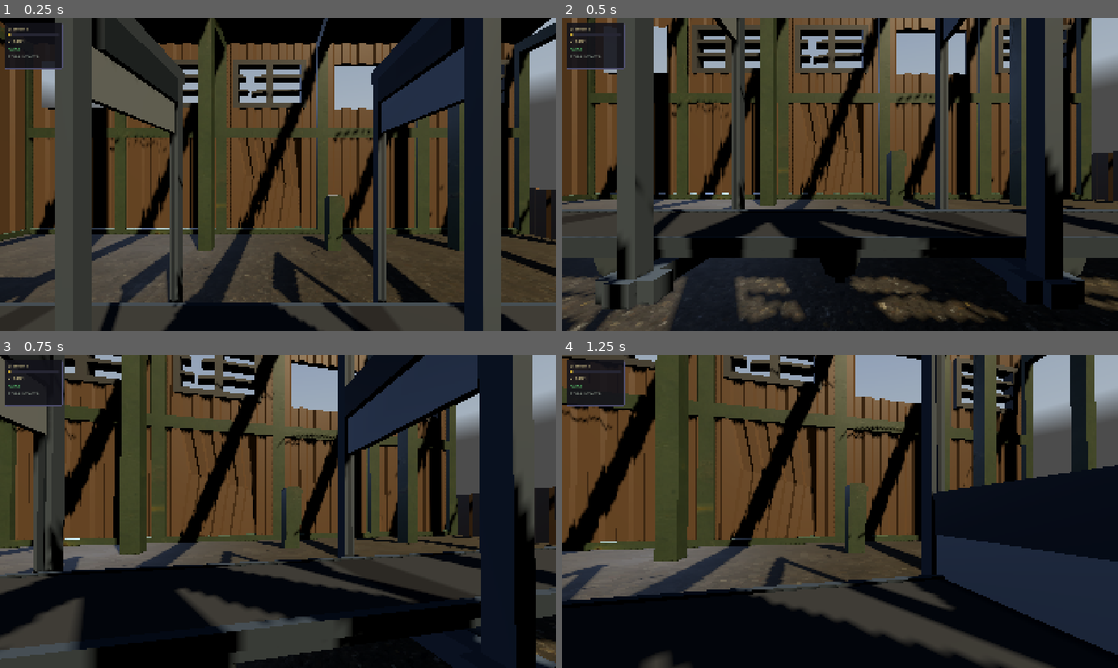
Above: before the commit, frames 1-4 (two rows, left to right).
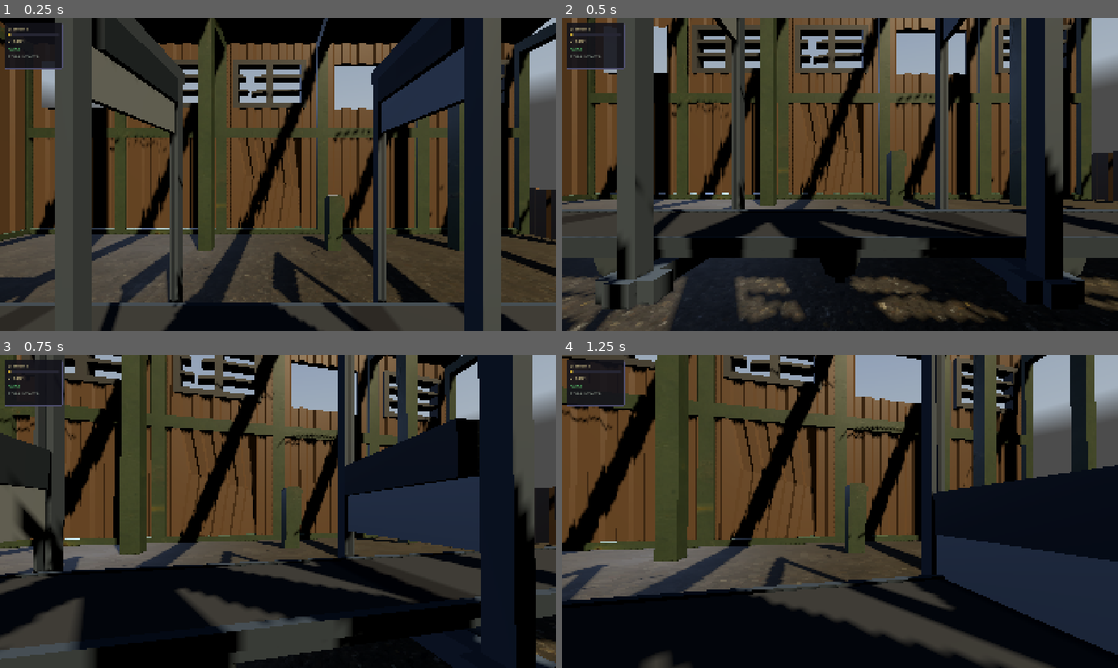
Above: after the commit, the same moments.

Repository: mateusalkimim/relativity-paradox-lab
Game: Godot game, scene res://scenes/main.tscn
Two runs of this game, one before a commit and one after it. Both use one fixed random seed, a clock stepped at 60 frames per second and the inputs below. A sky picture missing from this copy of the repository is replaced by a grey-blue gradient.
Inputs (mouse positions are in pixels of both pictures, inside the frame that each line leads up to):
- Up to frame 1 (0.25 s): no input
- Up to frame 2 (0.5 s): no input
- Up to frame 3 (0.75 s): move the mouse to (305, 511) at 0.52 s; hold W (move_forward) from 0.53 s (still down); hold Space (action_primary) from 0.53 s (still down)
- Up to frame 4 (1.25 s): keep holding W (move_forward); keep holding Space (action_primary)

Frames 1-2 are identical in both runs. In frame 3, 16% of the frame differs, in the area x 0-87%, y 0-76%; in frame 4, nothing differs.

Commit message:
feat: machado do Bob + corte da tora onde o operador mira
- avatar.gd: prop na mão via BoneAttachment3D (rig KayKit tem ossos
  handslot.r/.l dedicados); Bob = Barbarian com axe_1handed (lenhador a 0.9c)
- assets: axe_1handed.gltf/.bin + barbarian_texture.png (refs externas do gltf)
- frame_controller.gd: ponto de corte marcado em coordenada local da tora no
  INSTANTE do gatilho (ponto material — viaja com a madeira) e executado
  quando a lâmina cruza o plano; antes era calculado na hora do cruzamento e
  a tora andava durante a queda, jogando o corte fora da mira. Em BOB cada
  lâmina marca quando ela dispara — preserva a pedagogia da simultaneidade.
  Marcas limpas quando entra tora nova
- guillotine.gd: FALL_SPEED 8 -> 14 (queda visível porém imediata, ~0.21s)
- README: Semana 4 atualizada

Co-Authored-By: Claude Fable 5 <noreply@anthropic.com>

Diff:
--- a/scripts/avatar.gd
+++ b/scripts/avatar.gd
@@ -27,6 +27,10 @@
 @export var target_height: float = 1.4  # bind pose KayKit tem ~2.2-2.4u
 @export var model_yaw_degrees: float = 180.0  # KayKit olha +Z; Avatar usa -Z
 @export var hide_meshes: PackedStringArray = []  # ex.: ["Rogue_Cape"]
+# Prop preso à mão via BoneAttachment3D — o rig KayKit tem ossos dedicados
+# "handslot.r"/"handslot.l" e os props encaixam neles sem offset
+@export var attach_file: String = ""  # ex.: "axe_1handed.gltf"; vazio = nada
+@export var attach_bone: String = "handslot.r"
 @export var idle_animation: String = "general/Idle_A"
 # Cores — usadas apenas no fallback procedural
 @export var shirt_color: Color = Color(0.75, 0.45, 0.2)
@@ -72,7 +76,23 @@
 		if mesh != null:
 			mesh.visible = false
 	add_child(model)
+	_attach_prop(model)
 	_setup_animations(model)
+
+func _attach_prop(model: Node3D) -> void:
+	if attach_file == "" or not ResourceLoader.exists(MODEL_DIR + attach_file):
+		if attach_file != "":
+			push_warning("[Avatar] prop %s não encontrado" % attach_file)
+		return
+	var skeleton := model.find_children("*", "Skeleton3D", true, false)
+	if skeleton.is_empty() or (skeleton[0] as Skeleton3D).find_bone(attach_bone) < 0:
+		push_warning("[Avatar] osso %s não existe no rig de %s" % [attach_bone, model_file])
+		return
+	var mount := BoneAttachment3D.new()
+	mount.name = "PropMount"
+	mount.bone_name = attach_bone
+	skeleton[0].add_child(mount)
+	mount.add_child((load(MODEL_DIR + attach_file) as PackedScene).instantiate())
 
 # Altura do bind pose pela união dos AABBs dos meshes — nos personagens
 # KayKit os meshes ficam no transform identidade sob o Skeleton3D, então o
--- a/scripts/frame_controller.gd
+++ b/scripts/frame_controller.gd
@@ -57,6 +57,11 @@
 var _world_speed_scale: float = 1.0
 var _bob_pass_done: bool = false
 var _bob_stop_tween: Tween
+# Ponto de corte marcado no ACIONAMENTO, em coordenada local da tora
+# (ponto material: viaja com a madeira e sobrevive a escala/snap) — sem isso
+# a tora anda durante a queda da lâmina e o corte cai longe da mira.
+# Chave: Guillotine → float local_x
+var _pending_cuts: Dictionary = {}
 
 # 7. Funções built-in
 
@@ -117,33 +122,46 @@
 		return
 	if GameState.current_frame == GameState.Frame.ALICE:
 		# Referencial da esteira: descida simultânea por definição
-		_guillotine_left.drop()
-		_guillotine_right.drop()
+		_mark_and_drop(_guillotine_left)
+		_mark_and_drop(_guillotine_right)
 		return
 	# Referencial de Bob: a simultaneidade se desfaz. A guilhotina da frente
 	# (direita, no sentido do movimento) desce primeiro; a esquerda desce
 	# Δt' = γ·L₀·v/c² depois (Alencar et al. 2023, §III.A).
 	# VISUAL_C converte tempo físico (c=1) para a escala visual do show.
-	_guillotine_right.drop()
+	# Cada lâmina marca a madeira quando ELA dispara — o mundo desliza no
+	# intervalo, então as marcas caem em pontos materiais diferentes.
+	_mark_and_drop(_guillotine_right)
 	var separation := _guillotine_right.position.x - _guillotine_left.position.x
 	var offset := LorentzTransform.simultaneity_offset(separation, GameState.belt_beta) \
 		/ Esteira.VISUAL_C
-	get_tree().create_timer(offset).timeout.connect(_guillotine_left.drop)
-
-# A lâmina cruzou o topo da tora: corta se houver madeira sob ela.
-# global_position absorve a escala/posição do MovingWorld automaticamente.
+	get_tree().create_timer(offset).timeout.connect(_mark_and_drop.bind(_guillotine_left))
+
+# Marca o ponto de corte no instante do disparo — gatilho = intenção do
+# operador — e solta a lâmina. to_local absorve posição/escala da tora
+# (a coordenada local é em unidades de L₀, como cut_at espera).
+func _mark_and_drop(guillotine: Guillotine) -> void:
+	var blade_x := guillotine.global_position.x
+	var local_x := _tora.to_local(Vector3(blade_x, _tora.global_position.y,
+			_tora.global_position.z)).x
+	if absf(local_x) < _tora.rest_length * 0.5:
+		_pending_cuts[guillotine] = local_x
+	else:
+		# Sem madeira sob a lâmina no disparo: remove marca antiga que
+		# sobrou de uma queda anterior interrompida pelo corte da outra lâmina
+		_pending_cuts.erase(guillotine)
+	guillotine.drop()
+
+# A lâmina cruzou o topo da tora: executa o corte na marca feita no disparo.
 func _check_cut(guillotine: Guillotine) -> void:
-	if _tora.is_cut:
+	if _tora.is_cut or not _pending_cuts.has(guillotine):
 		return
-	var blade_x := guillotine.global_position.x
-	var tora_x := _tora.global_position.x
-	# Meia-extensão no espaço global: L₀/2 × escala efetiva da tora (1/γ em ALICE)
-	var half_extent := _tora.rest_length * 0.5 * _tora.global_transform.basis.x.length()
-	if absf(blade_x - tora_x) < half_extent:
-		var local_x := _tora.to_local(Vector3(blade_x, _tora.global_position.y, _tora.global_position.z)).x
-		_tora.cut_at(local_x)
+	_tora.cut_at(_pending_cuts[guillotine])
+	_pending_cuts.erase(guillotine)
 
 func _restore_tora() -> void:
+	# Tora nova em cena: marcas da anterior não valem para esta madeira
+	_pending_cuts.clear()
 	if _tora.is_cut:
 		_tora.restore()
 		GameState.set_tora_cut(false)
--- a/scripts/galpao.gd
+++ b/scripts/galpao.gd
@@ -99,6 +99,7 @@
 	_bob_avatar = Avatar.new()
 	_bob_avatar.name = "BobAvatar"
 	_bob_avatar.model_file = "Barbarian.glb"
+	_bob_avatar.attach_file = "axe_1handed.gltf"  # lenhador a 0.9c
 	_bob_avatar.position = Vector3(LOG_RESET_X - 3.5, 0.5, 0.0)
 	_bob_avatar.rotation.y = -PI / 2  # frente -Z vira +X: olha o sentido da viagem
 	add_child(_bob_avatar)
--- a/scripts/guillotine.gd
+++ b/scripts/guillotine.gd
@@ -9,7 +9,9 @@
 # tora (CUT_PLANE_Y). O FrameController decide se há madeira sob a lâmina.
 signal blade_crossed_cut_plane
 
-const FALL_SPEED: float = 8.0
+# 14: queda pesada porém rápida (~0.21s até o plano de corte) — a mira não
+# depende dela (o ponto é marcado no disparo), mas a resposta fica imediata
+const FALL_SPEED: float = 14.0
 const RETRACT_SPEED: float = 3.0
 const DOWN_DURATION: float = 1.5
 
Binary file added: assets/models/characters/axe_1handed.bin
Not shown, added: assets/models/characters/axe_1handed.gltf
Binary file added: assets/models/characters/barbarian_texture.png
Not shown, changed: README.md
